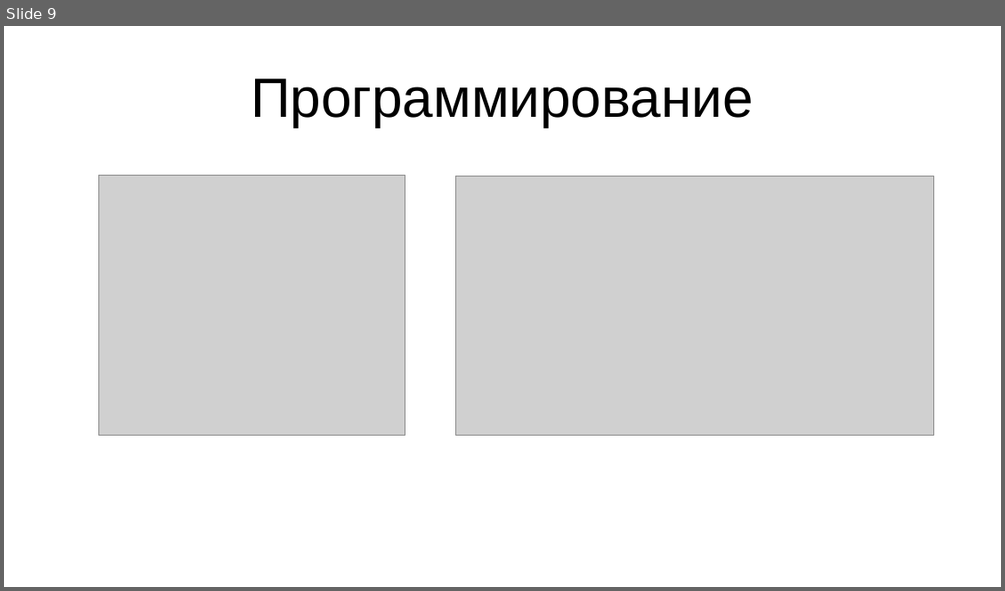
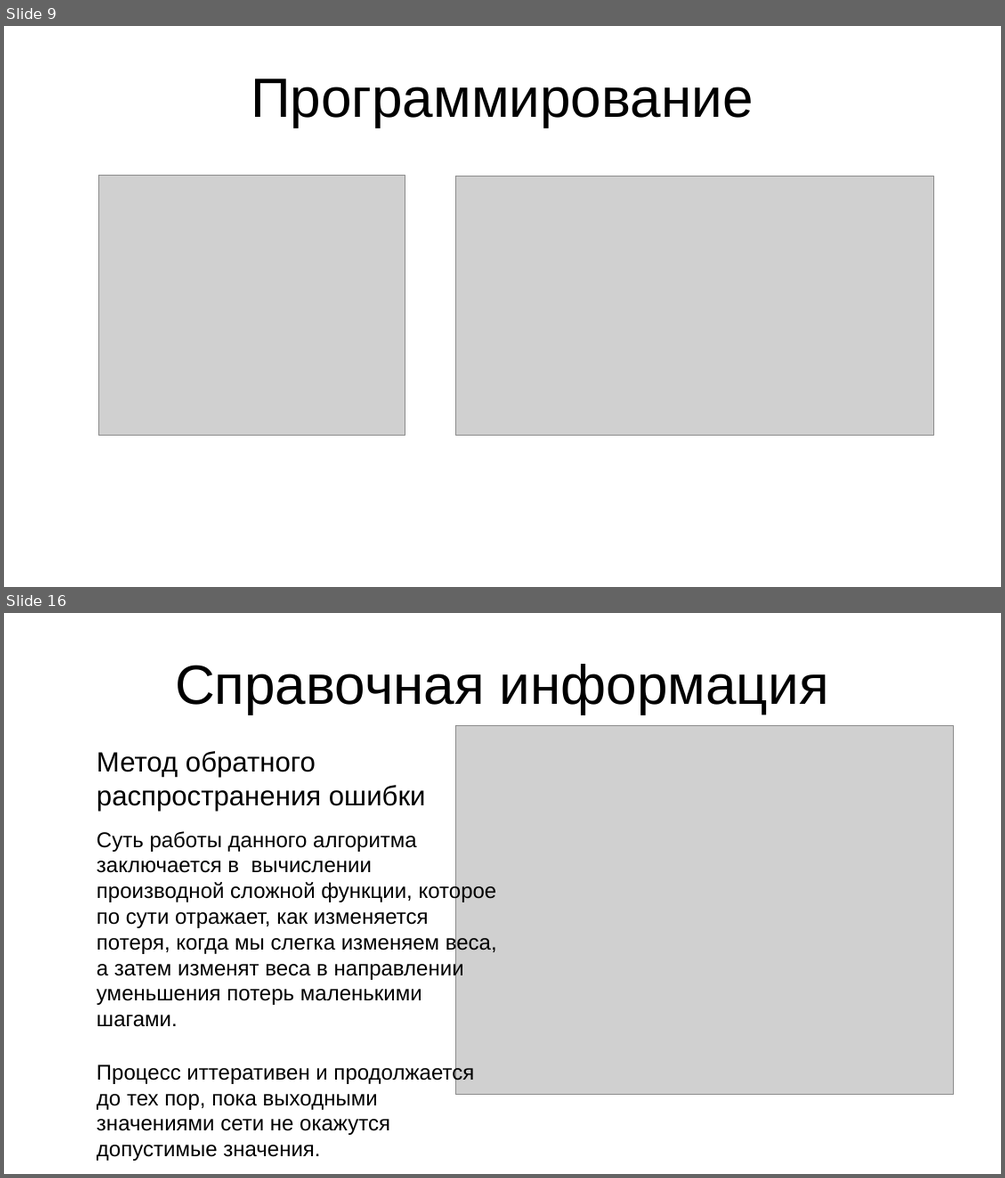
Before and after one commit to SaShiro228/helmet, a slide deck: text/presentation.odp. Shown one above the other, each under a label of ours: slide 9 before the commit, slides 9 and 16 after it; the slides between them are not shown. The pictures are 1005x591 and 1005x1178 pixels, drawn with LibreOffice and Linux fonts; fonts in the diff are those of the drawing; grey boxes stand for pictures. Boxes give left, top, right and bottom in pixels: in the first picture for what was removed or moved away, otherwise in the second. Text is boxed around its words. In the diff, an @@ line names an element or a change of style, - is before the commit and + after.

```diff
--- a/text/presentation.odp
+++ b/text/presentation.odp
@@ slide 16 added at [4, 613, 1001, 1174], background #FFFFFF @@
@@ title added at [175, 664, 829, 714], 44 pt, text #000000 @@
+Справочная информация
@@ picture added at [456, 726, 954, 1094] @@
@@ text added at [97, 751, 497, 1160], 17 pt, text #000000 @@
+Метод обратного распространения ошибки
+Суть работы данного алгоритма заключается в вычислении производной сложной функции, которое по сути отражает, как изменяется потеря, когда мы слегка изменяем веса, а затем изменят веса в направлении уменьшения потерь маленькими шагами.
+Процесс иттеративен и продолжается до тех пор, пока выходными значениями сети не окажутся допустимые значения.
```
Also in this commit, not shown: 8 other slides added, 3 other files.
